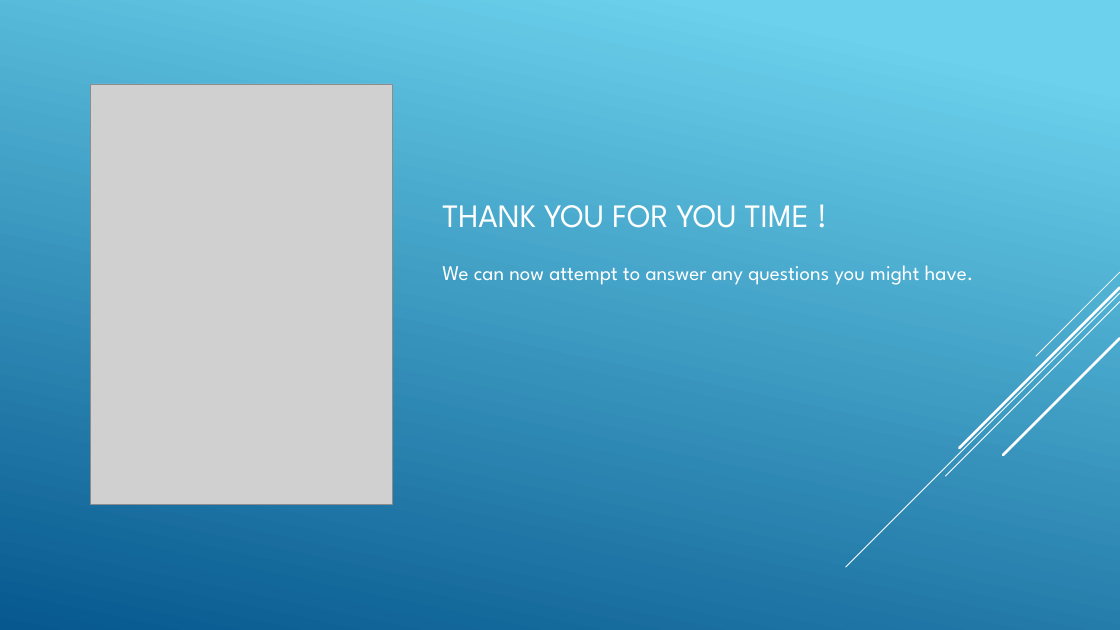
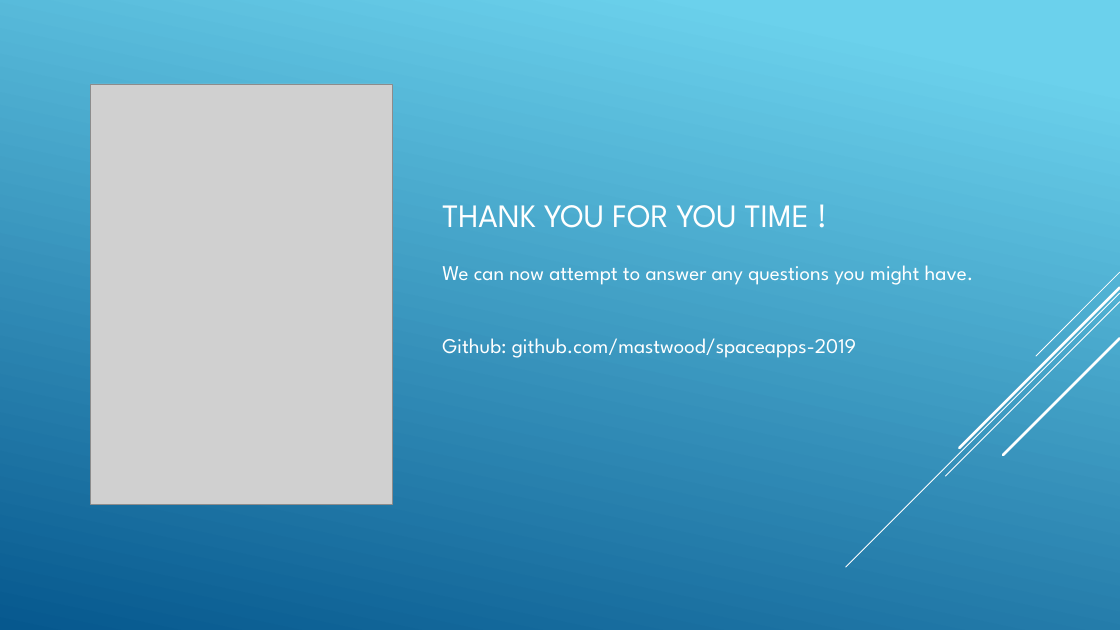
Before and after one commit to mastwood/spaceapps-2019, a slide deck: slide 13 of Geomagnetic_Presentation_Beans.pptx. Drawn at 1120x630 pixels with LibreOffice and Linux fonts; fonts in the diff are those of the drawing; grey boxes stand for pictures. Boxes give left, top, right and bottom in pixels: in the first picture for what was removed or moved away, otherwise in the second. Text is boxed around its words. In the diff, an @@ line names an element or a change of style, - is before the commit and + after.

```diff
--- a/Geomagnetic_Presentation_Beans.pptx
+++ b/Geomagnetic_Presentation_Beans.pptx
@@ text at [442,338,856,358]: paragraph added @@
+Github: github.com/mastwood/spaceapps-2019
```
Also in this commit, not shown: 3 other slides changed, 2 other files.
